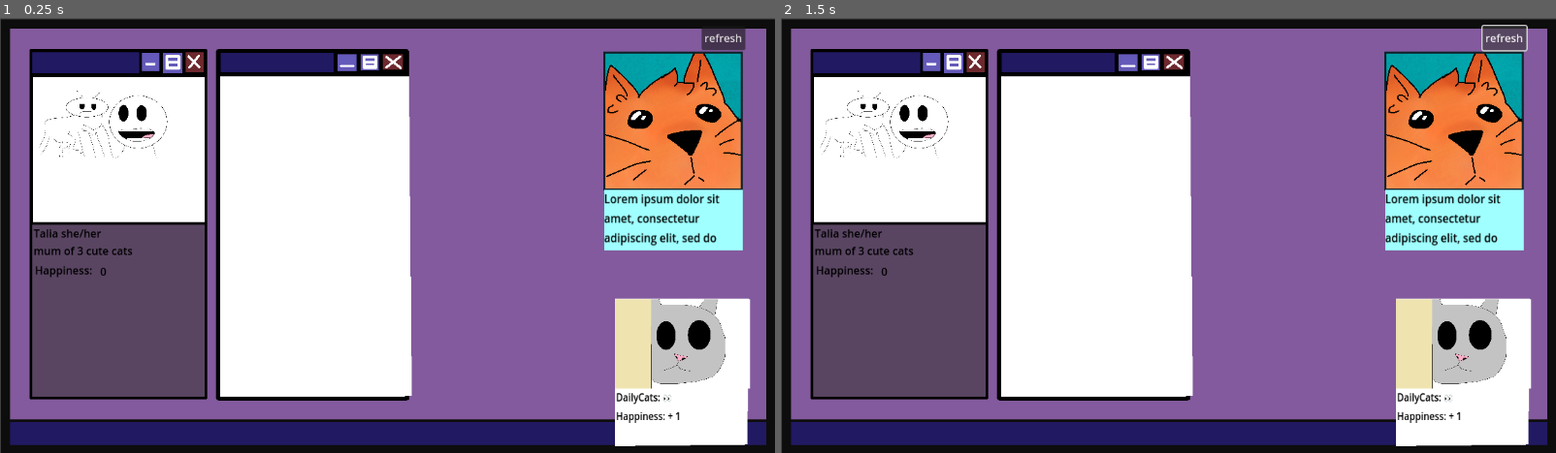
Above: before the commit, frames 1-2 (left to right).
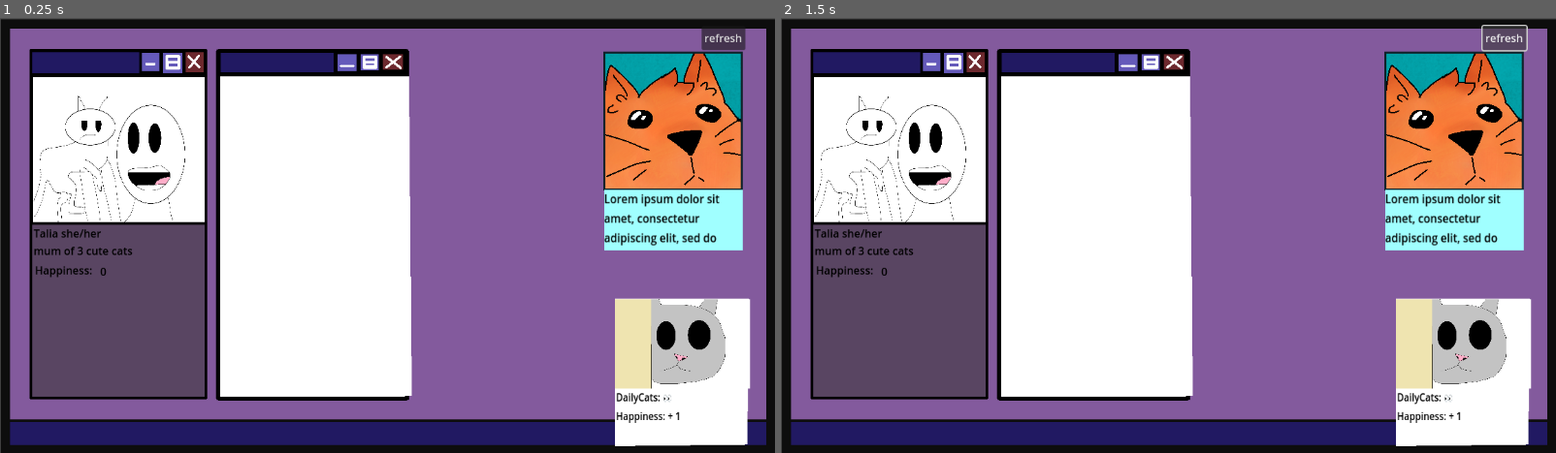
Above: after the commit, the same moments.

Repository: Wilvy10/Bonk
Game: Godot game, scene res://scenes/main_game.tscn
Two runs of this game, one before a commit and one after it. Both use one fixed random seed, a clock stepped at 60 frames per second and the inputs below. This scene is started directly instead of the project's main scene.
Inputs:
- Up to frame 1 (0.25 s): no input
- Up to frame 2 (1.5 s): click "refresh" at 0.5 s; click "refresh" at 1.25 s

The runs differ from the first frame. In frame 1, 0.9% of the frame differs, in the area x 4-24%, y 16-47%; in frame 2, 0.9%.

Commit message:
added ending screens

Diff:
--- /dev/null
+++ b/sbgj-bonk(unnamed-project)/scenes/happyending.tscn
@@ -0,0 +1,29 @@
+[gd_scene load_steps=2 format=3 uid="uid://bgjap0wjclel"]
+
+[sub_resource type="LabelSettings" id="LabelSettings_cikoh"]
+font_size = 53
+
+[node name="happyending" type="Control"]
+layout_mode = 3
+anchors_preset = 15
+anchor_right = 1.0
+anchor_bottom = 1.0
+grow_horizontal = 2
+grow_vertical = 2
+
+[node name="Label" type="Label" parent="."]
+layout_mode = 1
+anchors_preset = -1
+anchor_left = 0.395
+anchor_top = 0.24200001
+anchor_right = 0.395
+anchor_bottom = 0.24200001
+offset_left = -0.040008545
+offset_top = 0.18399048
+offset_right = 217.95999
+offset_bottom = 40.18399
+grow_horizontal = 2
+grow_vertical = 2
+theme_override_font_sizes/font_size = 44
+text = "Happy ending achieved!"
+label_settings = SubResource("LabelSettings_cikoh")
--- a/sbgj-bonk(unnamed-project)/scenes/main_game.tscn
+++ b/sbgj-bonk(unnamed-project)/scenes/main_game.tscn
@@ -64,8 +64,8 @@
 polygon = PackedVector2Array(-112, -244, 102, -245, 104, 235, -112, 235)
 
 [node name="CatPerson" type="Sprite2D" parent="user"]
-position = Vector2(165.06252, 151)
-scale = Vector2(0.09282766, 0.08892746)
+position = Vector2(176.50002, 196)
+scale = Vector2(0.10980903, 0.16666666)
 texture = ExtResource("1_d2op2")
 
 [node name="post" type="Polygon2D" parent="."]
--- /dev/null
+++ b/sbgj-bonk(unnamed-project)/scenes/rageending.tscn
@@ -0,0 +1,29 @@
+[gd_scene load_steps=2 format=3 uid="uid://bbxuce3ddsmh3"]
+
+[sub_resource type="LabelSettings" id="LabelSettings_cikoh"]
+font_size = 53
+
+[node name="happyending" type="Control"]
+layout_mode = 3
+anchors_preset = 15
+anchor_right = 1.0
+anchor_bottom = 1.0
+grow_horizontal = 2
+grow_vertical = 2
+
+[node name="Label" type="Label" parent="."]
+layout_mode = 1
+anchors_preset = -1
+anchor_left = 0.395
+anchor_top = 0.24200001
+anchor_right = 0.395
+anchor_bottom = 0.24200001
+offset_left = -0.040008545
+offset_top = 0.18399048
+offset_right = 217.95999
+offset_bottom = 40.18399
+grow_horizontal = 2
+grow_vertical = 2
+theme_override_font_sizes/font_size = 44
+text = "Rage ending achieved!"
+label_settings = SubResource("LabelSettings_cikoh")
--- a/sbgj-bonk(unnamed-project)/scripts/happiness_meter.gd
+++ b/sbgj-bonk(unnamed-project)/scripts/happiness_meter.gd
@@ -14,3 +14,13 @@
 func AddHappiness(_happiness):
 	happiness += _happiness
 	set_text(str(happiness))
+
+#happy ending condition
+func happyendingcon():
+	if happiness == 10:
+		get_tree().change_scene_to_file("res://scenes/happyending.tscn")
+
+#rage ending condition
+func rageendingcon():
+	if happiness == -10:
+		get_tree().change_scene_to_file("res://scenes/rageending.tscn")
